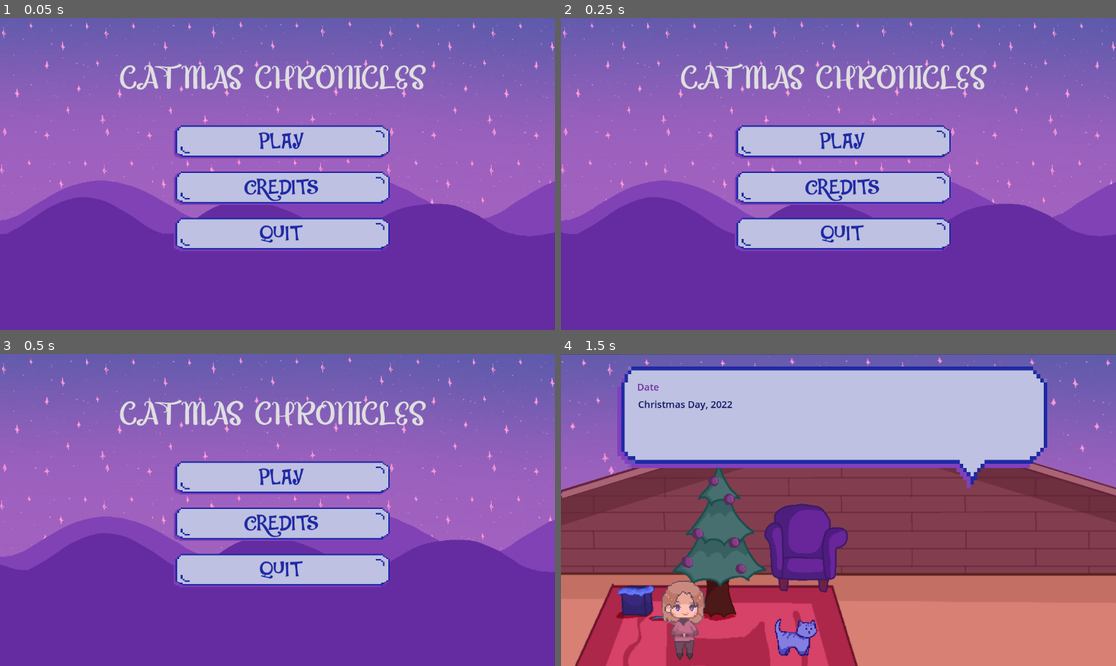
Above: before the commit, frames 1-4 (two rows, left to right).
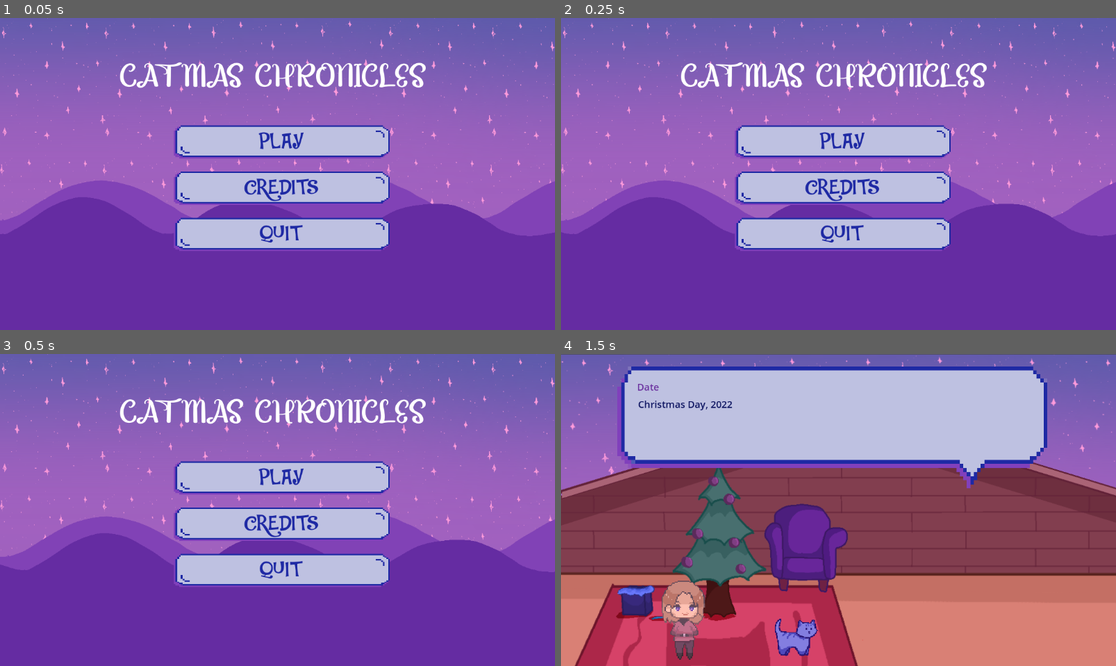
Above: after the commit, the same moments.

Repository: purple-affogato/magic-xmas-cat-game
Game: Godot game, scene res://menu.tscn
The game is run twice, just before and just after one commit, with the same random seed, the same clock (stepped at 60 frames per second) and the same inputs.
Inputs:
- Up to frame 1 (0.05 s): no input
- Up to frame 2 (0.25 s): no input
- Up to frame 3 (0.5 s): no input
- Up to frame 4 (1.5 s): click "PLAY" at 0.5 s; tap Enter (ui_accept) at 1.25 s; hold Right (ui_right) from 1.28 s (still down); tap Q (normal_attack) at 1.35 s

The runs differ from the first frame. In frame 1, 2.1% of the frame differs, in the area x 21-77%, y 14-23%; in frame 2, 2.1%; in frame 3, 2.1%; in frame 4, nothing differs.

Commit message:
changed title to richtextlabel so that it's unedittable

Diff:
--- a/menu.tscn
+++ b/menu.tscn
@@ -112,7 +112,7 @@
 theme_override_font_sizes/font_size = 43
 text = "QUIT"
 
-[node name="Title" type="TextEdit" parent="."]
+[node name="Title" type="RichTextLabel" parent="."]
 texture_filter = 1
 layout_mode = 1
 anchors_preset = 5
@@ -124,10 +124,11 @@
 offset_bottom = 176.0
 grow_horizontal = 2
 theme = SubResource("Theme_ex1bn")
-theme_override_fonts/font = ExtResource("8_xuaeo")
-theme_override_font_sizes/font_size = 70
+theme_override_fonts/normal_font = ExtResource("8_xuaeo")
+theme_override_font_sizes/normal_font_size = 70
 theme_override_styles/normal = SubResource("StyleBoxFlat_n55ai")
 text = "CATMAS CHRONICLES"
+drag_and_drop_selection_enabled = false
 
 [connection signal="pressed" from="play" to="." method="_on_play_pressed"]
 [connection signal="pressed" from="credits button" to="." method="_on_credits_button_pressed"]
Not shown: 1 places in menu.tscn that only renumber resources
